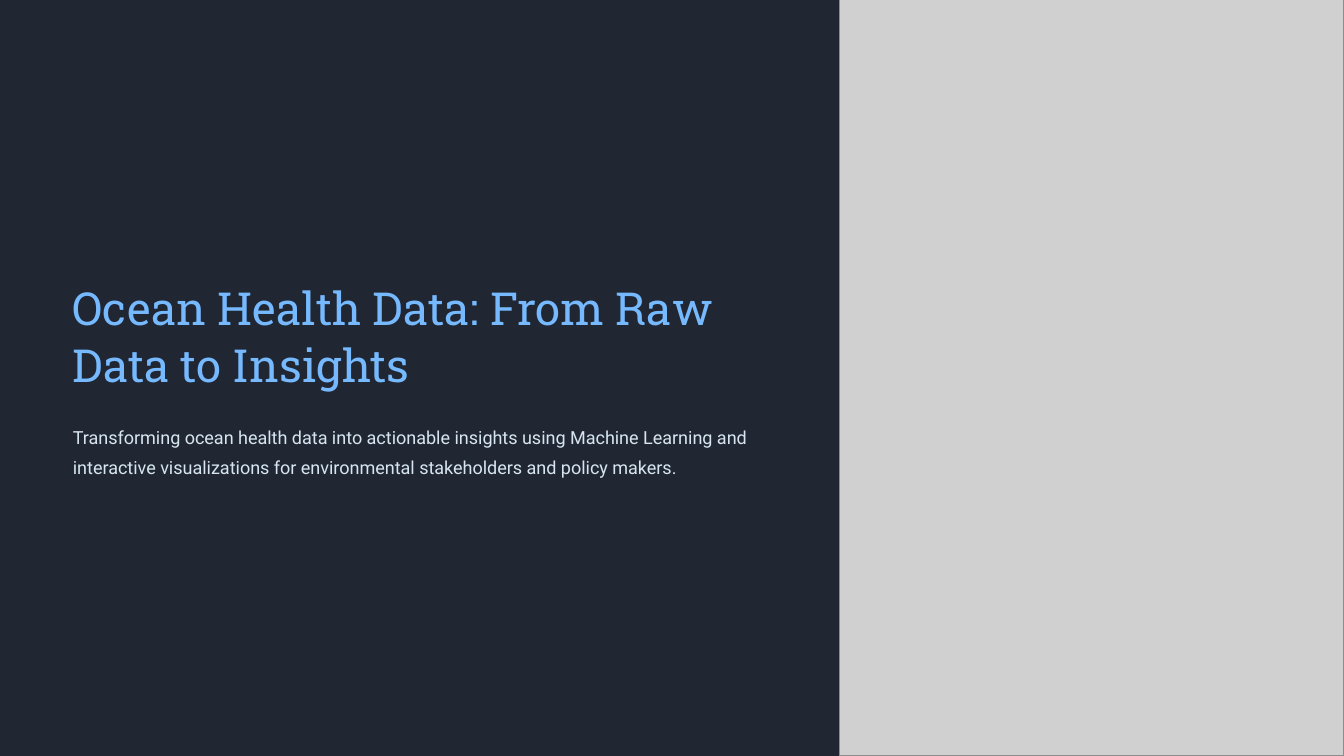
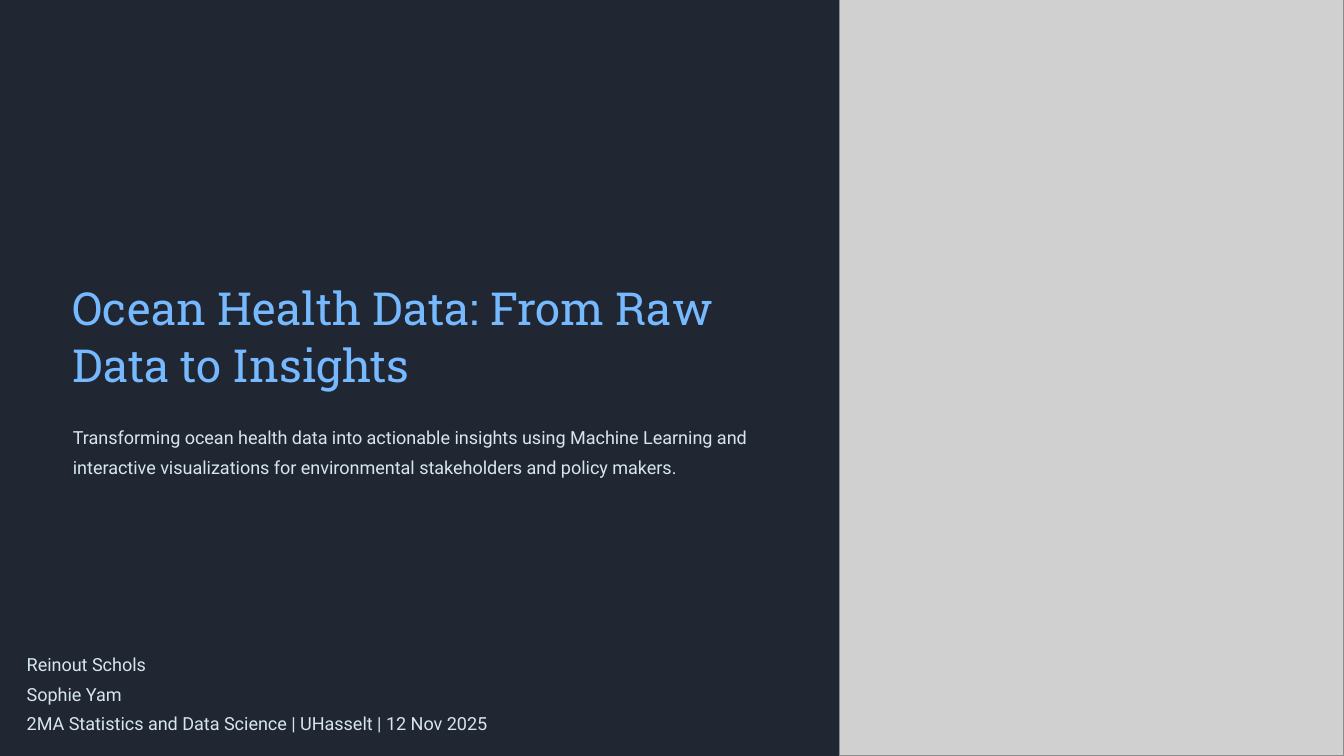
Before and after one commit to syam3500/hackthefuture2025, a slide deck: slide 1 of presentation.pptx. Drawn at 1344x756 pixels with LibreOffice and Linux fonts; fonts in the diff are those of the drawing; grey boxes stand for pictures; background and template pictures are left out. Boxes give left, top, right and bottom in pixels: in the first picture for what was removed or moved away, otherwise in the second. Text is boxed around its words. In the diff, an @@ line names an element or a change of style, - is before the commit and + after.

```diff
--- a/presentation.pptx
+++ b/presentation.pptx
@@ text added at (27,657,487,730), 12.9 pt, text #D6E5EF @@
+Reinout Schols
+Sophie Yam
+2MA Statistics and Data Science | UHasselt | 12 Nov 2025
```
Also in this commit, not shown: 3 other slides changed, 2 slides removed.
